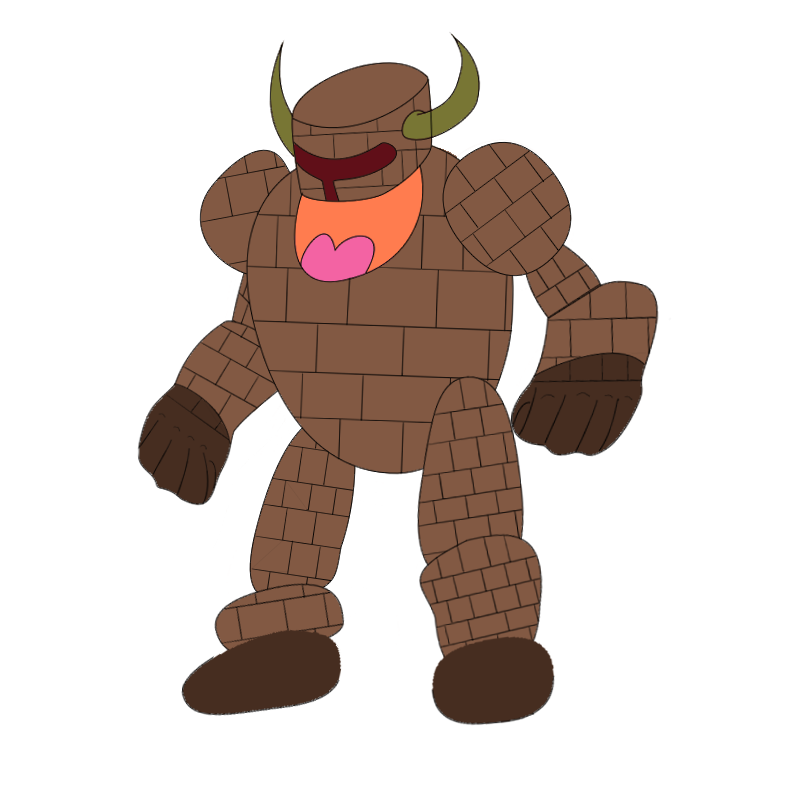
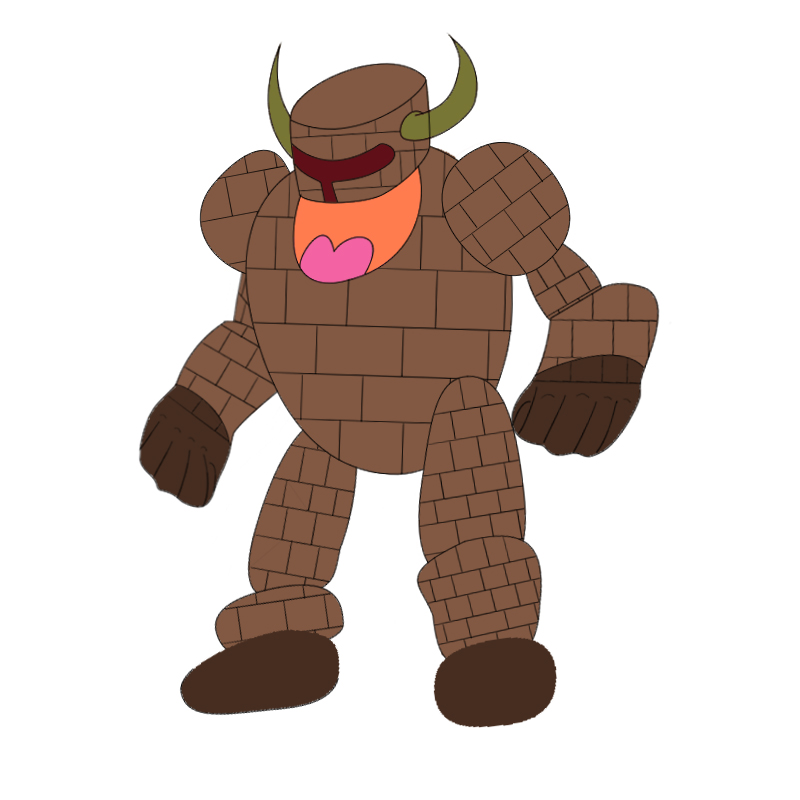
Before/after of a 800x800 layered artwork. What changed in the layer stack:
renamed "6" to "レイヤー 0", painted on it over 137, 31, 672, 728
removed layer "背景" over 137, 31, 672, 728
